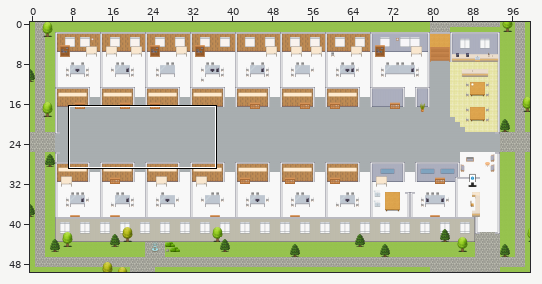
Level history. Tiled map (JSON): maps/CS-Global-Data-Assets-Analytics-Platform.tmj. The first picture is a wide view before the edit; the outline marks the close-up.
Close-up. Old version:
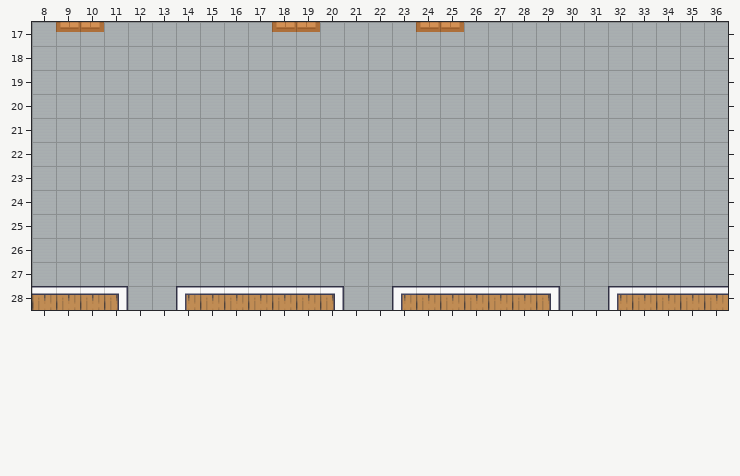
Cells are 32x32 px. Shown: x 8..36, y 17..28. The commit also changed other parts of the map, which this record leaves out.
Now the later version:
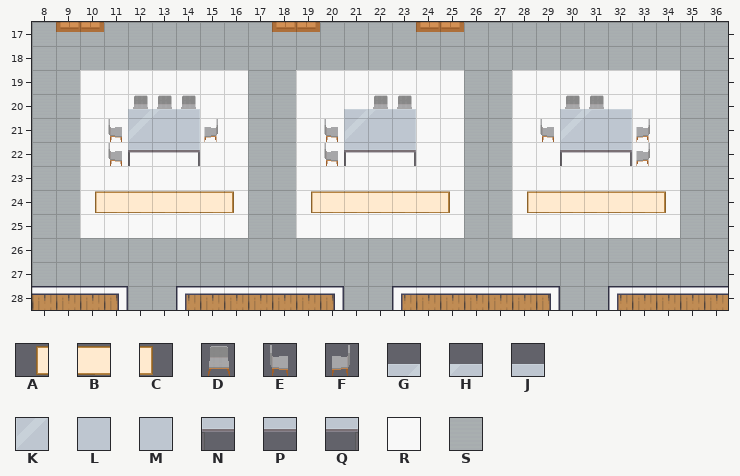
Key: from "Decoration": A 49, B 50, C 51; from "Seats": D 117, E 119, F 120; from "Tables": G 5, H 6, J 7, K 15, L 16, M 17, N 25, P 26, Q 27; from "room2": R 66, S 216.
_ is an empty cell, # one hidden under a higher layer.
Tiles replaced or removed in this view: S.
The exact change:
Changed rows in their new state; . is an unchanged cell.
Layer "floors":
first column x 10:
19 RRRRRRR..RRRRRRR..RRRRRRR
20 RRRRRRR..RRRRRRR..RRRRRRR
21 RR###RR..RR#..RR..RR###RR
22 RRRRRRR..RRRRRRR..RRRRRRR
23 RRRRRRR..RRRRRRR..RRRRRRR
24 RRRRRRR..RRRRRRR..RRRRRRR
25 RRRRRRR..RRRRRRR..RRRRRRR
Layer "seats":
first column x 11:
20 .DDD.......DD......DD..
21 E...F....E........E...F
22 E........E............F
Layer "decor":
first column x 10:
20 ..GHJ......GHJ......GHJ..
21 ..KLM......KLM......KLM..
22 ..NPQ......NPQ......NPQ..
24 ABBBBBC..ABBBBBC..ABBBBBC
